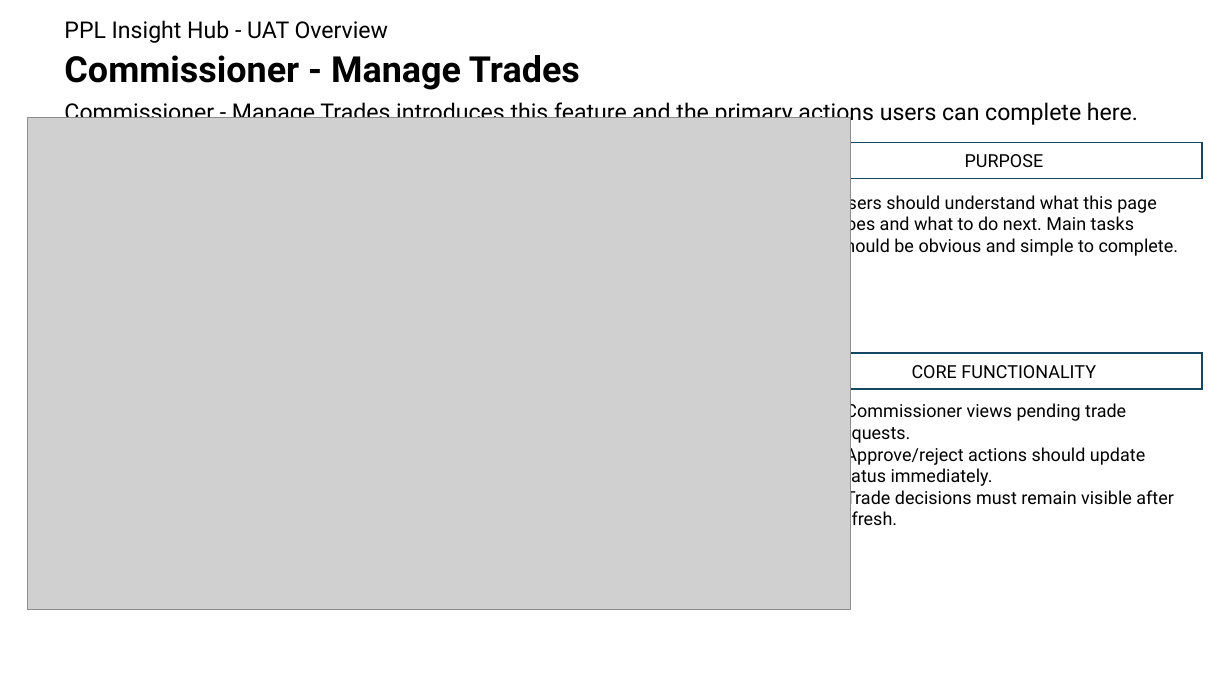
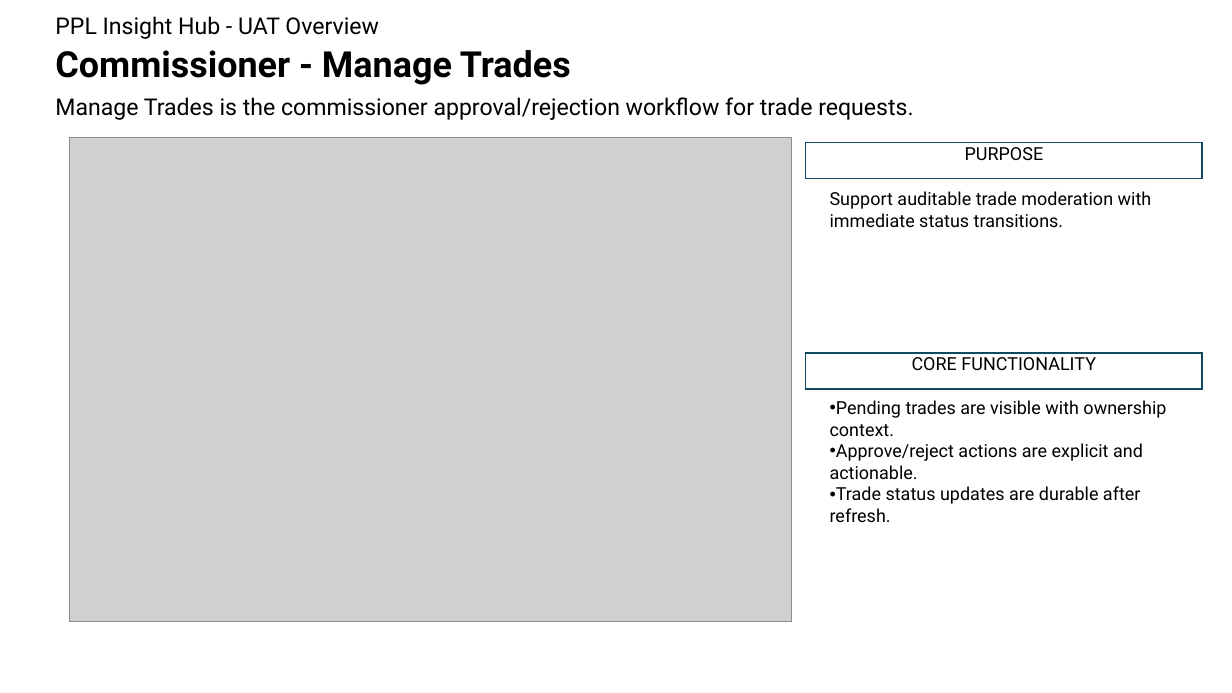
Before and after one commit to NPGrant81/fantasy-football-pi, a slide deck: slide 20 of docs/uat/uat_overview.pptx. Drawn at 1232x693 pixels with LibreOffice and Linux fonts; fonts in the diff are those of the drawing; grey boxes stand for pictures. Boxes give left, top, right and bottom in pixels: in the first picture for what was removed or moved away, otherwise in the second. Text is boxed around its words. In the diff, an @@ line names an element or a change of style, - is before the commit and + after.

Commit message:
Refresh UAT deck assets and capture automation

```diff
--- a/docs/uat/uat_overview.pptx
+++ b/docs/uat/uat_overview.pptx
@@ text "PPL Insight Hub - UAT ...": place and size @@
-text "PPL Insight Hub - UAT ..." at [64, 20, 389, 43]
+text "PPL Insight Hub - UAT ..." at [55, 16, 379, 39]
@@ text "Commissioner - Manage Trades": place and size @@
-text "Commissioner - Manage Trades" at [64, 55, 580, 90]
+text "Commissioner - Manage Trades" at [55, 50, 571, 85]
@@ text at [55, 97, 913, 120]: text changed @@
-Commissioner - Manage Trades introduces this feature and the primary actions users can complete here.
+Manage Trades is the commissioner approval/rejection workflow for trade requests.
@@ picture: place and size @@
-picture at [28, 117, 850, 610]
+picture at [69, 138, 792, 622]
@@ rectangle "PURPOSE" at [806, 142, 1202, 178]: vertical alignment middle to top @@
@@ text at [830, 191, 1152, 227]: text changed @@
-Users should understand what this page does and what to do next. Main tasks should be obvious and simple to complete.
+Support auditable trade moderation with immediate status transitions.
@@ rectangle "CORE FUNCTIONALITY" at [806, 353, 1202, 389]: vertical alignment middle to top @@
@@ text at [830, 400, 1166, 522]: text changed @@
-- Commissioner views pending trade requests.
-- Approve/reject actions should update status immediately.
-- Trade decisions must remain visible after refresh.
+• Pending trades are visible with ownership context.
+• Approve/reject actions are explicit and actionable.
+• Trade status updates are durable after refresh.
```
Also in this commit, not shown: 24 other slides changed, 8 slides added, 3 other files.
